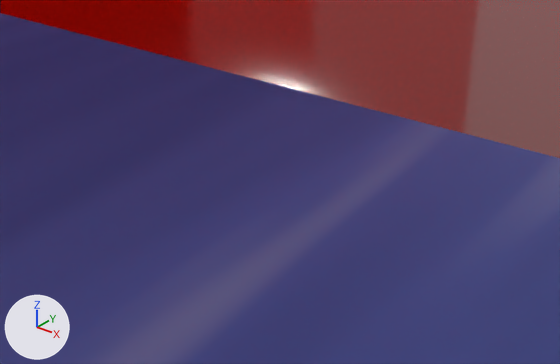
The Blender file scene.blend, before and after one commit.
The view is the same before and after, from a camera (50 mm lens) standing at (3.58, 28.06, 1.74) and looking at (1.08, 31.18, -0.2). Arrows for +X, +Y and +Z are at lower left; the lights stay in place.

The scene before the commit, as lines of its bpy script (objects in view):
```python
me_plane_003 = bpy.data.meshes.new('Plane.003')
me_plane_003.from_pydata([(-2.3, -2.3, -0.25), (2.3, -2.3, -0.25), (-2.3, 2.3, -0.25), (2.3, 2.3, -0.25)], [], [(0, 1, 3, 2)])
me_plane_003.materials.append(mat_mirror)
me_plane_006 = bpy.data.meshes.new('Plane.006')
me_plane_006.from_pydata(...)  # 18 vertices, 6 faces, 2 loose edges; spans x -1.0..1.0, y -4.0..2.0, z -160.0..32.0
me_plane_006.materials.append(mat_mat)
ob_espejos = bpy.data.objects.new('espejos', me_plane_003)
ob_espejos.location = (0.0, 0.0, 0.0)
ob_espejos.rotation_euler = (1.571, 0.0, 1.571)  # degrees (90, 0, 90)
ob_espejos.scale = (56.1, 56.1, 56.1)
_m = ob_espejos.modifiers.new('Mirror', 'MIRROR')
_m.use_axis = (False, False, True)
ob_superficie = bpy.data.objects.new('superficie', me_plane_006)
ob_superficie.location = (0.0, -64.1, 64.1)
ob_superficie.rotation_euler = (1.571, 0.0, 0.0)  # degrees (90, 0, 0)
ob_superficie.scale = (10.4, 32.0, 1.0)
```
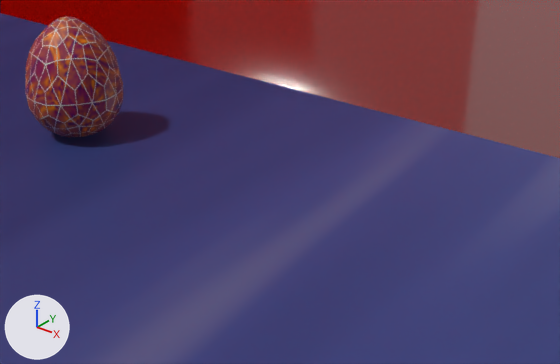
What changed in the scene script:
```text
Add mat_egg:
    mat_egg = bpy.data.materials.new('egg')
    # nodes: BsdfPrincipled, Math, Mix, OutputMaterial, TexNoise, ValToRGB
    # colours: purple #97005c, red #a6030c, orange #d86906, pink #ff85c1
Add me_icosphere:
    me_icosphere.from_pydata(...)  # 960 vertices, 962 faces; spans x -0.91..0.91, y -0.91..0.91, z -0.89..0.91
    # faces by material slot: [246, 716]
    me_icosphere.materials.append(mat_egg)
    me_icosphere.materials.append(mat_emision_001)
Add ob_egg_outside:
    ob_egg_outside = bpy.data.objects.new('egg_outside', me_icosphere)
    ob_egg_outside.location = (0.0, 30.647, 0.337)
    ob_egg_outside.scale = (0.3, 0.3, 0.386)
```

What differs and where, as boxes [x1, y1, x2, y2] in the pictures (560 x 364 px):
'egg_outside', added: after [25, 16, 123, 137]
    faces in mat_egg: [25, 17, 123, 137]
    faces in mat_emision_001: [25, 16, 123, 137]
